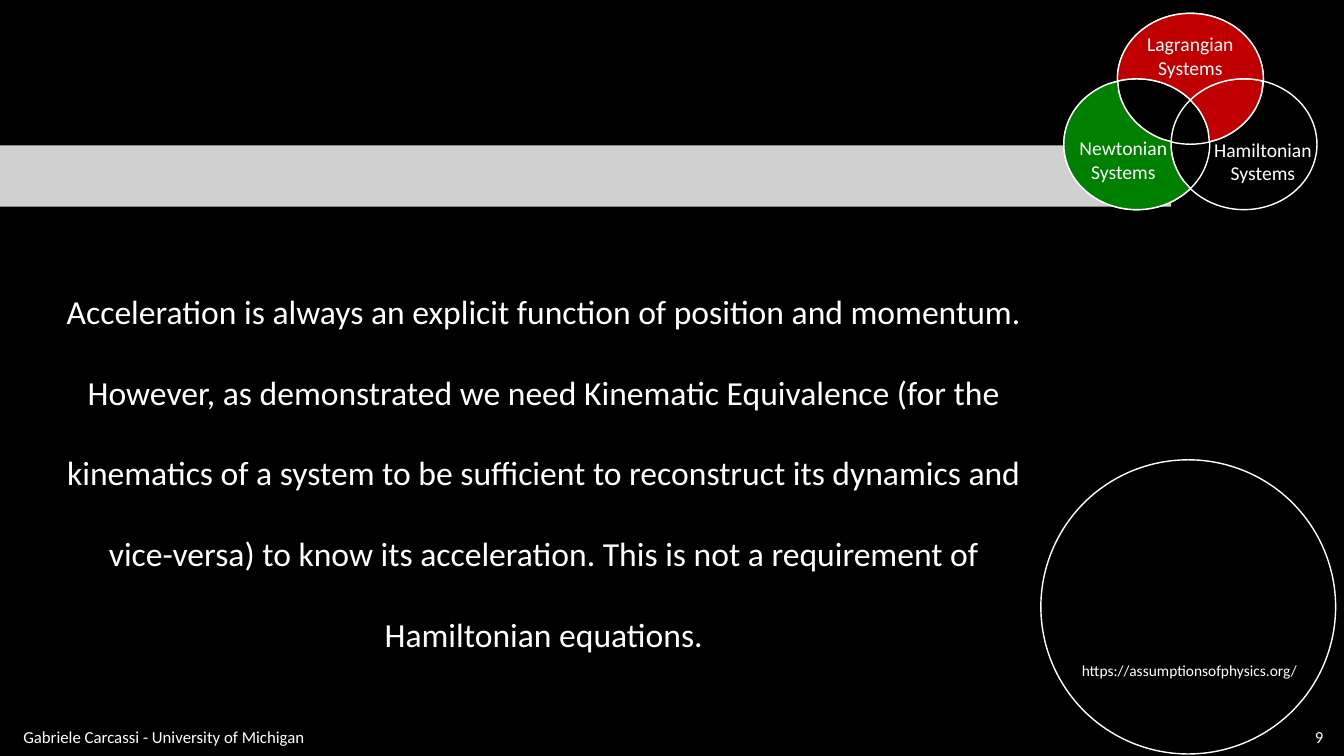
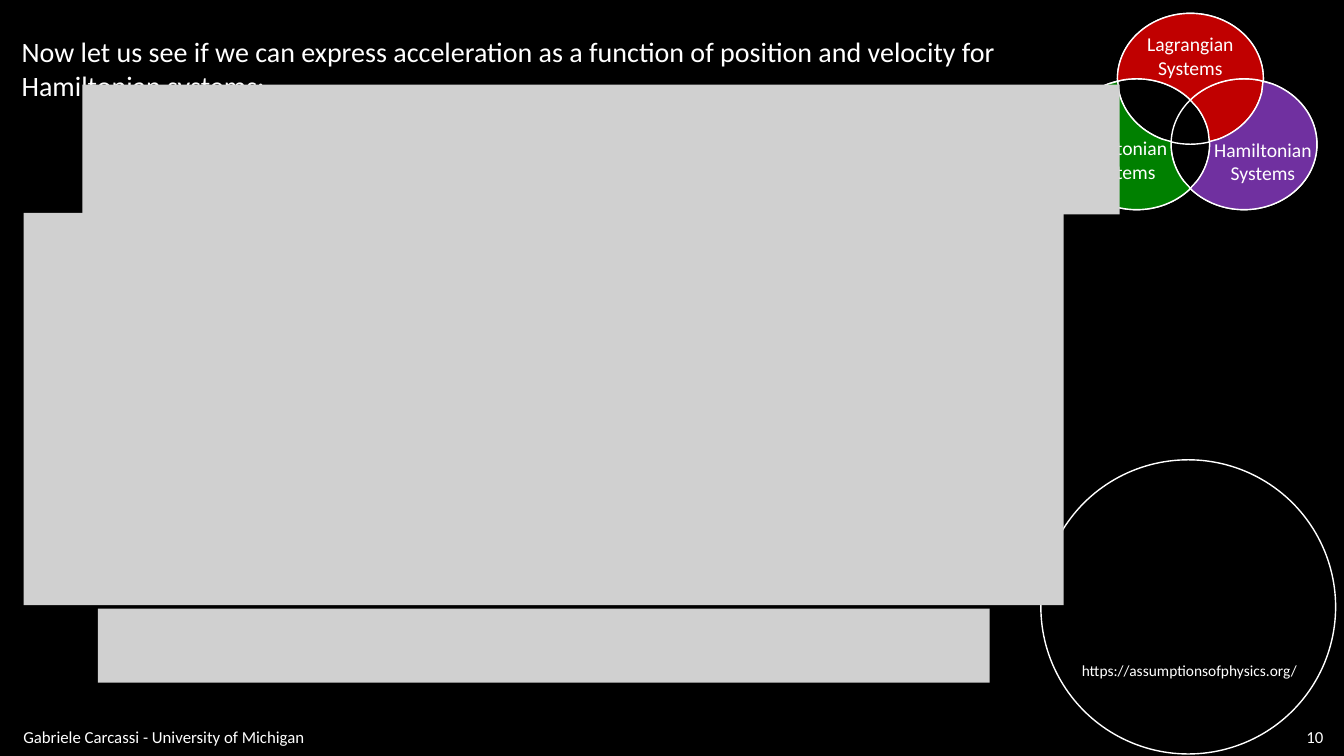
Before and after one commit to assumptionsofphysics/slides, a slide deck: slide 10 of BookCompanions-v2/RP-Class-1.pptx (slide 9 before the commit). Drawn at 1344x756 pixels with LibreOffice and Linux fonts; fonts in the diff are those of the drawing; grey boxes stand for pictures; background and template pictures are left out. Boxes give left, top, right and bottom in pixels: in the first picture for what was removed or moved away, otherwise in the second. Text is boxed around its words. In the diff, an @@ line names an element or a change of style, - is before the commit and + after.

```diff
--- a/BookCompanions-v2/RP-Class-1.pptx
+++ b/BookCompanions-v2/RP-Class-1.pptx
@@ text added at (22,42,995,102), 20 pt, text #FFFFFF @@
+Now let us see if we can express acceleration as a function of position and velocity for Hamiltonian systems:
@@ picture added at (83,85,1120,215) @@
@@ freeform shape added at (1191,82,1318,210), fill #7030A0, outline #FFFFFF 1 pt @@
@@ picture removed at (0,145,1172,207) @@
@@ picture added at (23,213,1064,605) @@
@@ text removed at (67,300,1021,653) @@
-Acceleration is always an explicit function of position and momentum.
-However, as demonstrated we need Kinematic Equivalence (for the kinematics of a system to be sufficient to reconstruct its dynamics and vice-versa) to know its acceleration. This is not a requirement of Hamiltonian equations.
@@ picture added at (98,609,990,683) @@
@@ page number at (1306,732,1323,743): text changed @@
-9
+10
```
Also in this commit, not shown: 9 other slides changed, 3 slides added, 1 other file.
